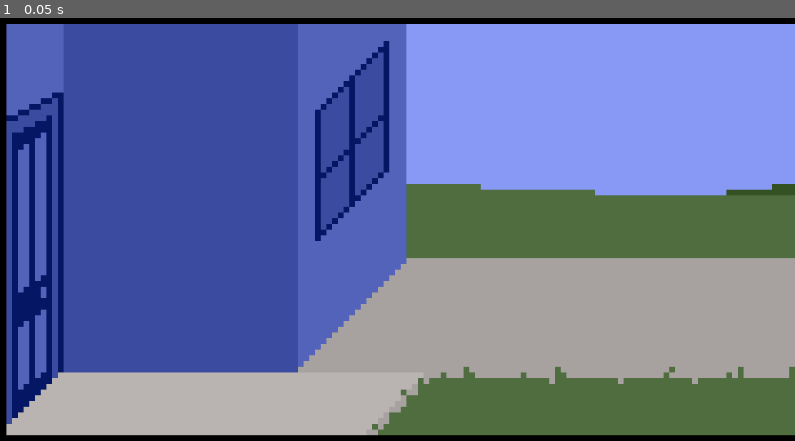
Above: before the commit, frame 1.
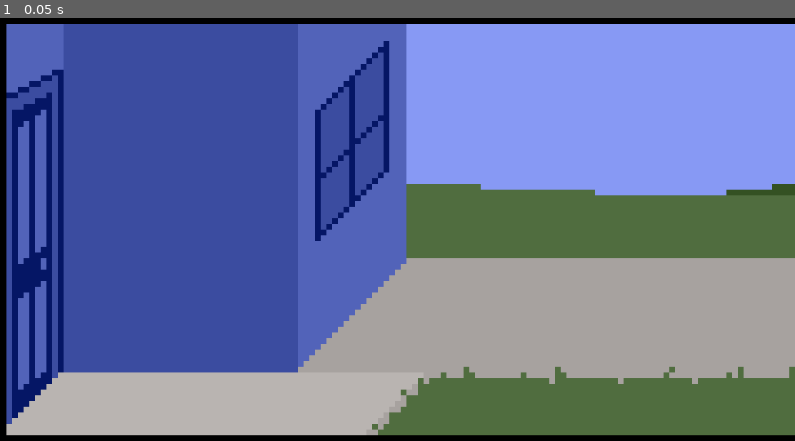
Above: after the commit, the same moment.

Repository: lthammond/CS315-midterm-Halfway_There
Game: Godot game, scene res://src/FrontYard.tscn
The game is run twice, just before and just after one commit, with the same random seed, the same clock (stepped at 60 frames per second) and the same inputs. This scene is started directly instead of the project's main scene.
Inputs:
- Up to frame 1 (0.05 s): no input

The runs differ from the first frame. In frame 1, 1.0% of the frame differs, in the area x 0-9%, y 12-74%.

Commit message:
Update backgrounds and add foreground assets

Diff:
--- a/project/src/FrontYard.tscn
+++ b/project/src/FrontYard.tscn
@@ -1,9 +1,10 @@
-[gd_scene load_steps=5 format=2]
+[gd_scene load_steps=6 format=2]
 
 [ext_resource path="res://src/Door.tscn" type="PackedScene" id=1]
 [ext_resource path="res://assets/backgrounds/frontYardBackground.png" type="Texture" id=2]
 [ext_resource path="res://src/FrontYard.gd" type="Script" id=3]
 [ext_resource path="res://src/Player.tscn" type="PackedScene" id=4]
+[ext_resource path="res://assets/sprites/frontYardMailbox.png" type="Texture" id=5]
 
 [node name="FrontYard" type="Node2D"]
 script = ExtResource( 3 )
@@ -32,3 +33,8 @@
 limit_right = 2259
 limit_bottom = 640
 smoothing_enabled = true
+
+[node name="Foreground" type="Sprite" parent="."]
+scale = Vector2( 8, 8 )
+texture = ExtResource( 5 )
+centered = false
--- a/project/src/Office.tscn
+++ b/project/src/Office.tscn
@@ -1,9 +1,10 @@
-[gd_scene load_steps=5 format=2]
+[gd_scene load_steps=6 format=2]
 
 [ext_resource path="res://src/Door.tscn" type="PackedScene" id=1]
 [ext_resource path="res://src/Player.tscn" type="PackedScene" id=2]
 [ext_resource path="res://assets/backgrounds/officeBackground.png" type="Texture" id=3]
 [ext_resource path="res://src/Office.gd" type="Script" id=4]
+[ext_resource path="res://assets/sprites/officeChair.png" type="Texture" id=5]
 
 [node name="Office" type="Node2D"]
 script = ExtResource( 4 )
@@ -25,3 +26,8 @@
 
 [node name="Player" parent="." instance=ExtResource( 2 )]
 position = Vector2( -67.8822, 451.134 )
+
+[node name="Foreground" type="Sprite" parent="."]
+scale = Vector2( 8, 8 )
+texture = ExtResource( 5 )
+centered = false
Binary file changed: project/assets/backgrounds/frontYardBackground.png
Binary file changed: project/assets/backgrounds/officeBackground.png
Binary file added: project/assets/sprites/frontYardMailbox.png
Not shown, added: project/assets/sprites/frontYardMailbox.png.import
Binary file added: project/assets/sprites/officeChair.png
Not shown, added: project/assets/sprites/officeChair.png.import
Not shown, changed: raw_assets/backgrounds/frontYardBackground.png
Not shown, changed: raw_assets/backgrounds/officeBackground.png
Not shown, added: raw_assets/sprites/frontYardMailbox.png
Not shown, added: raw_assets/sprites/officeChair.png
